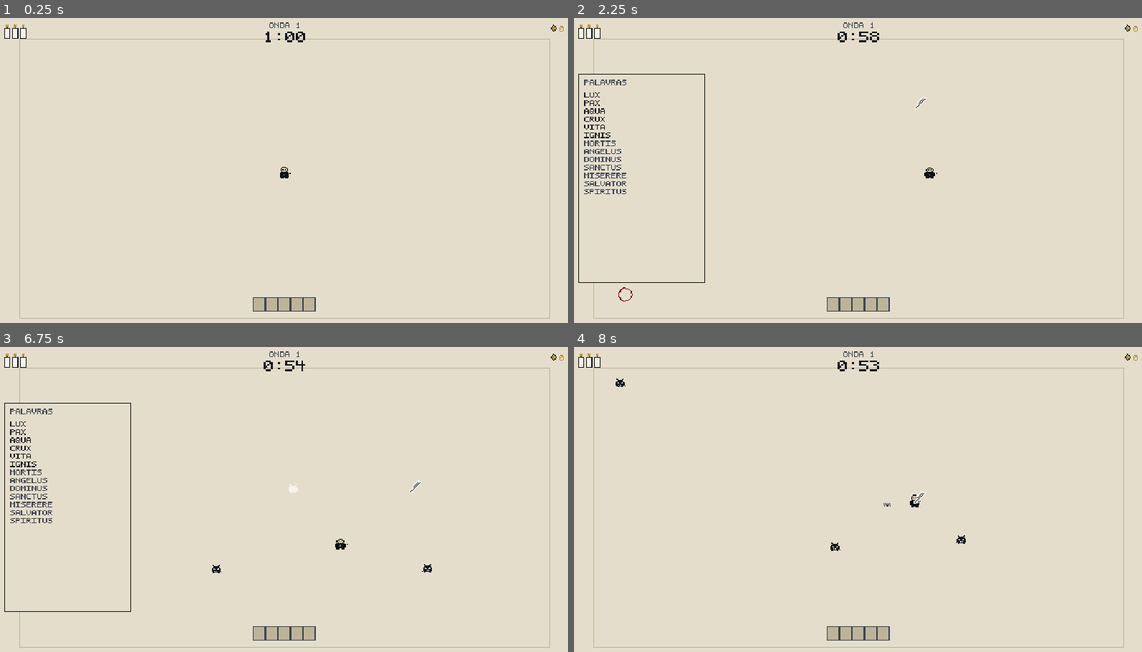
Above: before the commit, frames 1-4 (two rows, left to right).
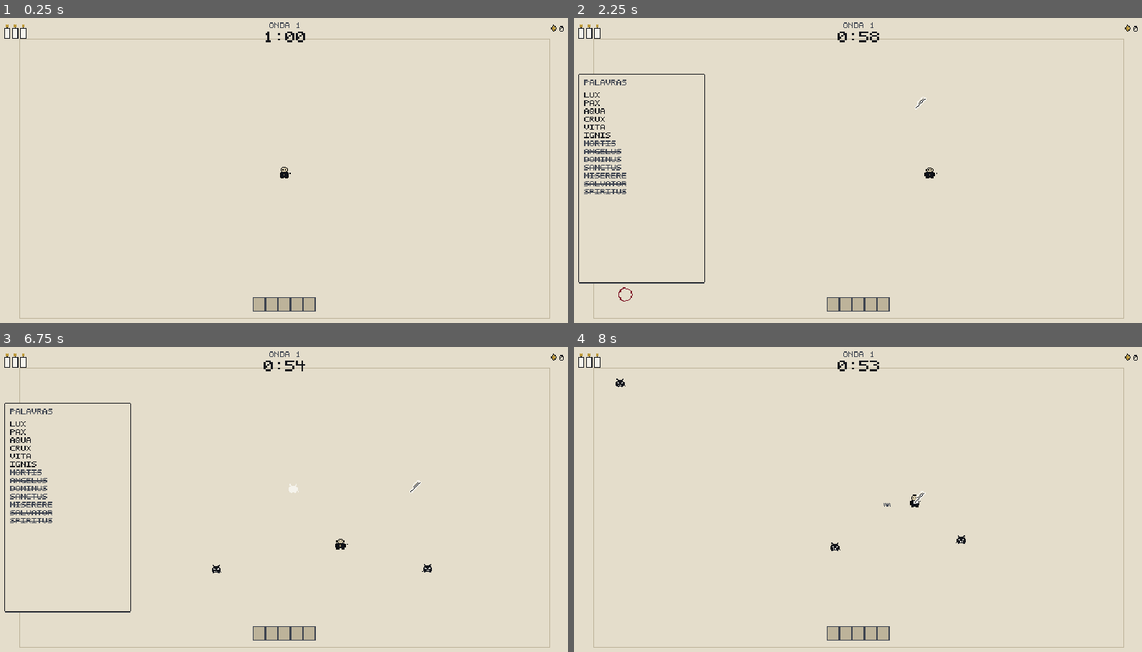
Above: after the commit, the same moments.

Repository: Andersonndiass/scribe_of_the_damned
Game: Godot game, scene res://src/main/main.tscn
Two runs of this game, one before a commit and one after it. Both use one fixed random seed, a clock stepped at 60 frames per second and the inputs below. This scene is started directly instead of the project's main scene.
Inputs (mouse positions are in pixels of both pictures, inside the frame that each line leads up to):
- Up to frame 1 (0.25 s): no input
- Up to frame 2 (2.25 s): tap Enter (shop_next) at 0.5 s; move the mouse to (982, 161) at 0.52 s; hold D (move_right) 0.53-1.25 s; hold Space (cast) 0.53-1.25 s; click (982, 161) at 0.67 s; tap L (shop_lock) at 0.77 s; drag from (744, 194) to (914, 173) at 1.27 s; move the mouse to (914, 106) at 2.02 s; hold D (move_right) from 2.03 s (still down); hold Tab (word_list) from 2.03 s (still down)
- Up to frame 3 (6.75 s): release D (move_right) at 2.75 s; release Tab (word_list) at 2.75 s; drag from (255, 572) to (113, 459) at 2.77 s; move the mouse to (454, 554) at 3.52 s; hold A (move_left) 3.53-4.25 s; tap Ctrl at 3.6 s; tap L (shop_lock) at 3.77 s; drag from (113, 459) to (340, 502) at 4.27 s; move the mouse to (312, 508) at 5.02 s; hold S (move_down) 5.03-5.75 s; hold Space (cast) 5.03-5.75 s; click (312, 508) at 5.17 s; drag from (198, 426) to (170, 523) at 5.77 s; move the mouse to (408, 490) at 6.52 s; hold W (move_up) from 6.53 s (still down); hold Tab (word_list) from 6.53 s (still down)
- Up to frame 4 (8 s): tap L (shop_lock) at 6.77 s; release W (move_up) at 7.25 s; release Tab (word_list) at 7.25 s; drag from (744, 523) to (914, 502) at 7.27 s

The runs differ from the first frame. In frame 1, less than 0.1% of the frame differs, in the area x 98-100%, y 2-5%; in frame 2, 0.2%, in the area x 0-100%, y 2-88%; in frame 3, 0.2%; in frame 4, less than 0.1%.

Commit message:
D-076: HUD pelas regras de pixel art (atril, dicas, selo, cruz, eco, barra do chefe, tinta, onda, lista)
Co-Authored-By: Claude Opus 5.5 <noreply@anthropic.com>
Claude-Session: https://claude.ai/code/session_01QSgUesEpXiQ6X7fqaNvEn8

Diff:
--- a/src/ui/hud/atril_view.gd
+++ b/src/ui/hud/atril_view.gd
@@ -163,29 +163,43 @@
 	var shown: PackedStringArray = letters
 	if anim in [Anim.CAST, Anim.PURGE, Anim.HERESY, Anim.FIZZLE] and letters.is_empty():
 		shown = _last_letters
+	var valid: bool = status == Atril.Status.VALID and anim == Anim.NONE
+	if valid:
+		# Palavra pronta: anel externo que pulsa GOLD/GOLD_LIGHT por fora da moldura INK (D-076).
+		var pulse: Color = Palette.GOLD if int(_pulse / VALID_PULSE) % 2 == 0 else Palette.GOLD_LIGHT
+		_draw_frame(Rect2(rect.position + Vector2(shake, 0), rect.size).grow(2.0), pulse)
 	for i: int in capacity():
 		var pos := Vector2(rect.position.x + i * (SLOT.x + SLOT_GAP) + shake, rect.position.y)
 		var slot := Rect2(pos, SLOT)
+		var rare: bool = i < shown.size() and (rare_mask >> i) & 1 == 1 and anim == Anim.NONE
+		var bg: Color = Palette.PARCHMENT_OLD
+		if anim == Anim.CAST:
+			bg = Palette.CHALK
+		elif valid or rare:
+			bg = Palette.GOLD_LIGHT
 		draw_rect(slot.grow(1.0), frame_color)
-		draw_rect(slot, Palette.PARCHMENT_OLD if anim != Anim.CAST else Palette.CHALK)
-		if i < shown.size():
-			var dy: float = 0.0
-			if anim == Anim.PURGE:
-				dy = (1.0 - _anim_left / ANIM_TIME[Anim.PURGE]) * 6.0
-			var rare: bool = (rare_mask >> i) & 1 == 1 and anim == Anim.NONE
-			var color: Color = Palette.GOLD if (rare or status == Atril.Status.VALID) else Palette.INK
-			if anim == Anim.HERESY:
-				color = Palette.BLOOD
-			elif anim == Anim.FIZZLE:
-				color = Palette.INK_SOFT if int(_anim_left / FIZZLE_BLINK) % 2 == 0 else Palette.PARCHMENT_OLD
-			if anim != Anim.CAST:
-				PixelFont.draw(self, shown[i], pos + Vector2(4, 4 + dy), color)
+		draw_rect(slot, bg)
 	if echo_text != "":
 		_draw_echo(rect)
+	for i: int in mini(shown.size(), capacity()):
+		var pos := Vector2(rect.position.x + i * (SLOT.x + SLOT_GAP) + shake, rect.position.y)
+		var dy: float = 0.0
+		if anim == Anim.PURGE:
+			dy = (1.0 - _anim_left / ANIM_TIME[Anim.PURGE]) * 6.0
+		# Letra sempre INK (GOLD sobre o slot dava 1.38:1, ilegível); o ouro vai para o fundo.
+		var color: Color = Palette.INK
+		if anim == Anim.HERESY:
+			color = Palette.BLOOD
+		elif anim == Anim.FIZZLE:
+			color = Palette.INK_SOFT if int(_anim_left / FIZZLE_BLINK) % 2 == 0 else Palette.PARCHMENT_OLD
+		if anim != Anim.CAST:
+			PixelFont.draw(self, shown[i], pos + Vector2(4, 4 + dy), color)
 	_draw_forgiveness(rect)
 	_draw_erasure(rect)
 	if is_combo_ready() and anim == Anim.NONE:
-		_draw_frame(rect.grow(3.0), frame_color)
+		# Combo pronto: moldura de 2 px (INK por fora, GOLD por dentro).
+		_draw_frame(rect.grow(4.0), Palette.INK)
+		_draw_frame(rect.grow(3.0), Palette.GOLD)
 	if anim == Anim.HERESY:
 		PixelFont.draw_centered(self, HERESY_TEXT, CENTER_X, rect.position.y - 10, Palette.BLOOD)
 	_draw_hints(rect)
@@ -196,7 +210,9 @@
 func _draw_erasure(rect: Rect2) -> void:
 	if erasure_warning and not letters.is_empty() and status != Atril.Status.VALID:
 		var pos := Vector2(rect.position.x + (letters.size() - 1) * (SLOT.x + SLOT_GAP), rect.position.y)
-		draw_line(pos + Vector2(1, SLOT.y - 2), pos + Vector2(SLOT.x - 2, 1), Palette.BLOOD, 1.0)
+		# Diagonal em degraus de 2×1 (traço de 1 px de draw_line some).
+		for k: int in int(SLOT.x) - 2:
+			draw_rect(Rect2(pos + Vector2(1 + k, SLOT.y - 2 - k), Vector2(2, 1)), Palette.BLOOD)
 	if _erased_left > 0.0 and _erased_slot >= 0:
 		var p := Vector2(rect.position.x + _erased_slot * (SLOT.x + SLOT_GAP), rect.position.y)
 		for i: int in 4:
@@ -204,30 +220,34 @@
 
 
 func _draw_forgiveness(rect: Rect2) -> void:
-	var seal := Rect2(rect.position - Vector2(SEAL_SIZE + 4, 0), Vector2(SEAL_SIZE, SEAL_SIZE))
+	# Selo 7×7: 1 px INK por fora e o miolo 5×5 (GOLD pronto; pisca CHALK ao ser usado).
+	var seal := Rect2(rect.position - Vector2(SEAL_SIZE + 5, -1), Vector2(SEAL_SIZE, SEAL_SIZE))
 	if forgiveness_ready:
+		draw_rect(seal.grow(1.0), Palette.INK)
 		draw_rect(seal, Palette.GOLD)
 	elif _seal_blink_left > 0.0:
 		var phase: int = int((SEAL_BLINK_TIME - _seal_blink_left) / (SEAL_BLINK_TIME / (SEAL_BLINKS * 2)))
 		if phase % 2 == 0:
+			draw_rect(seal.grow(1.0), Palette.INK)
 			draw_rect(seal, Palette.CHALK)
 	if _cross_left > 0.0:
 		var k: float = 1.0 - _cross_left / FORGIVEN_CROSS_TIME
 		var c: Vector2 = (_cross_at - Vector2(0, FORGIVEN_CROSS_ABOVE + FORGIVEN_CROSS_RISE * k)).round()
-		draw_rect(Rect2(c + Vector2(-3, 0), Vector2(7, 1)), Palette.GOLD)
-		draw_rect(Rect2(c + Vector2(0, -3), Vector2(1, 7)), Palette.GOLD)
-
-
-## Fantasma do VERBUM: as letras em INK_SOFT deslocadas, com metade dos pixels cobertos pelo
-## fundo do slot em xadrez (dithering 50%, Princípio VII: sem alpha).
+		# Cruz de braços de 2 px com contorno INK.
+		var h_bar := Rect2(c + Vector2(-4, -1), Vector2(8, 2))
+		var v_bar := Rect2(c + Vector2(-1, -4), Vector2(2, 8))
+		draw_rect(h_bar.grow(1.0), Palette.INK)
+		draw_rect(v_bar.grow(1.0), Palette.INK)
+		draw_rect(h_bar, Palette.GOLD)
+		draw_rect(v_bar, Palette.GOLD)
+
+
+## Eco do VERBUM: as letras em INK_SOFT sólido, deslocadas, por baixo das letras reais (D-076: o
+## xadrez destruía o glifo de 1 px e apagava metade da letra de verdade).
 func _draw_echo(rect: Rect2) -> void:
-	var bg: Color = Palette.CHALK if anim == Anim.CAST else Palette.PARCHMENT_OLD
 	for i: int in mini(echo_text.length(), capacity()):
 		var pos := Vector2(rect.position.x + i * (SLOT.x + SLOT_GAP), rect.position.y)
 		PixelFont.draw(self, echo_text[i], pos + Vector2(4, 4) + ECHO_OFFSET, Palette.INK_SOFT)
-		for y: int in int(SLOT.y):
-			for x: int in range(y % 2, int(SLOT.x), 2):
-				draw_rect(Rect2(pos + Vector2(x, y), Vector2.ONE), bg)
 
 
 ## Moldura de 1 px com retângulos cheios (pixel exato; a linha do draw_rect vazado cai no meio pixel).
@@ -243,10 +263,10 @@
 		Anim.HERESY, Anim.REJECT:
 			return Palette.BLOOD
 		Anim.CAST:
-			return Palette.GOLD_LIGHT
+			return Palette.INK
 	match status:
 		Atril.Status.VALID:
-			return Palette.GOLD if int(_pulse / VALID_PULSE) % 2 == 0 else Palette.GOLD_LIGHT
+			return Palette.INK
 		Atril.Status.PARTIAL:
 			return Palette.INK
 		Atril.Status.FULL_REJECT:
@@ -259,6 +279,9 @@
 	var y: float = rect.position.y + 4
 	for i: int in hints.size():
 		var first_valid: bool = status == Atril.Status.VALID and i == 0
-		var color: Color = Palette.GOLD if (first_valid or combo_partners.has(hints[i])) else Palette.INK_SOFT
-		PixelFont.draw(self, hints[i], Vector2(x, y), color)
+		var gold: bool = first_valid or combo_partners.has(hints[i])
+		if gold:
+			# Dica em destaque: texto INK sobre etiqueta GOLD_LIGHT (GOLD em texto dava 2.1:1).
+			draw_rect(Rect2(x - 2, y - 2, PixelFont.width(hints[i]) + 4, 10), Palette.GOLD_LIGHT)
+		PixelFont.draw(self, hints[i], Vector2(x, y), Palette.INK if gold else Palette.INK_SOFT)
 		x += PixelFont.width(hints[i]) + 8
--- a/src/ui/hud/boss_bar.gd
+++ b/src/ui/hud/boss_bar.gd
@@ -41,7 +41,7 @@
 
 
 func hud_rect() -> Rect2:
-	return Rect2(BAR.position.x, NAME_Y, BAR.size.x, BAR.end.y - NAME_Y + 2)
+	return Rect2(BAR.position.x, NAME_Y, BAR.size.x, MARK_TOP + MARK_H + 4 - NAME_Y)
 
 
 func _process(delta: float) -> void:
@@ -66,5 +66,9 @@
 	for i: int in range(1, boss.phases.size()):
 		var x: float = roundf(BAR.position.x + BAR.size.x * boss.phases[i].threshold)
 		var color: Color = Palette.BLOOD if (_alert_left > 0.0 and _alert_phase == i) else Palette.INK
+		# Marca de 2 px (INK + CHALK) para não sumir sobre a vida; cabeça 4×4 INK com miolo CHALK embaixo (em cima encostava no nome).
+		var core: Color = Palette.BLOOD if color == Palette.BLOOD else Palette.CHALK
 		draw_rect(Rect2(x, MARK_TOP, 1, MARK_H), color)
-		draw_rect(Rect2(x - 1, MARK_TOP - 1, 3, 3), Palette.CHALK)
+		draw_rect(Rect2(x + 1, MARK_TOP, 1, MARK_H), Palette.CHALK)
+		draw_rect(Rect2(x - 1, MARK_TOP + MARK_H, 4, 4), Palette.INK)
+		draw_rect(Rect2(x, MARK_TOP + MARK_H + 1, 2, 2), core)
--- a/src/ui/hud/ink_counter.gd
+++ b/src/ui/hud/ink_counter.gd
@@ -21,5 +21,6 @@
 func _draw() -> void:
 	var text: String = str(maxi(shown, 0))
 	var x: float = TOP_RIGHT.x - PixelFont.width(text)
-	PixelFont.draw(self, text, Vector2(x, TOP_RIGHT.y + 2), Palette.GOLD)
+	# Número em INK (GOLD em texto não lê no pergaminho); o ouro fica na gota com contorno.
+	PixelFont.draw(self, text, Vector2(x, TOP_RIGHT.y + 2), Palette.INK)
 	draw_texture(ICON, Vector2(x - 9, TOP_RIGHT.y))
--- a/src/ui/hud/wave_timer.gd
+++ b/src/ui/hud/wave_timer.gd
@@ -59,7 +59,7 @@
 	if wave_index == 0:
 		return
 	if not running:
-		PixelFont.draw_centered(self, tr(&"HUD_CHAPTER_COMPLETE") if chapter_done else tr(&"HUD_WAVE_COMPLETE"), CENTER_X, TOP + 4, Palette.GOLD)
+		UiStyle.draw_tag(self, tr(&"HUD_CHAPTER_COMPLETE") if chapter_done else tr(&"HUD_WAVE_COMPLETE"), CENTER_X, TOP + 4)
 		return
 	PixelFont.draw_centered(self, tr(&"HUD_WAVE").format({"n": wave_index}), CENTER_X, TOP, Palette.INK_SOFT)
 	var urgent: bool = remaining <= 10.0
--- a/src/ui/hud/word_list.gd
+++ b/src/ui/hud/word_list.gd
@@ -24,8 +24,7 @@
 
 
 func _draw() -> void:
-	draw_rect(PANEL.grow(1.0), Palette.INK)
-	draw_rect(PANEL, Palette.PARCHMENT)
+	UiStyle.draw_panel(self, PANEL)
 	PixelFont.draw(self, tr(&"HUD_WORDS"), PANEL.position + Vector2(PAD, PAD), Palette.INK_SOFT)
 	var field := get_tree().get_first_node_in_group(&"letter_field") as LetterField
 	if field == null:
@@ -33,5 +32,9 @@
 	var y: float = PANEL.position.y + PAD + PixelFont.LINE_HEIGHT * 2
 	for w: WordData in field.lexicon.words_with_prefix("", Atril.MAX_CAPACITY, 64):
 		var fits: bool = w.latin.length() <= GameState.atril_capacity
-		PixelFont.draw(self, w.latin, Vector2(PANEL.position.x + PAD, y), Palette.INK if fits else Palette.INK_SOFT)
+		var at := Vector2(PANEL.position.x + PAD, y)
+		PixelFont.draw(self, w.latin, at, Palette.INK if fits else Palette.INK_SOFT)
+		if not fits:
+			# Não cabe no atril: tom apagado + traço (não xadrez).
+			draw_rect(Rect2(at.x, at.y + 3, PixelFont.width(w.latin), 1), Palette.INK_SOFT)
 		y += PixelFont.LINE_HEIGHT + 2
--- a/src/ui/ui_style.gd
+++ b/src/ui/ui_style.gd
@@ -35,6 +35,26 @@
 ## Escurecimento do jogo por trás de pausa/Game Over (fração de pixels cobertos).
 static func dim_level() -> float:
 	return 0.75 if high() else 0.5
+
+
+## Painel padrão (D-076, 9-slice desenhado): borda de 1 px INK (2 no alto contraste) com o pixel do
+## canto recortado, miolo `fill`, assento de 1 px INK_SOFT embaixo.
+static func draw_panel(ci: CanvasItem, r: Rect2, fill: Color = Palette.PARCHMENT) -> void:
+	var w: float = outline_w()
+	var outer: Rect2 = r.grow(w)
+	ci.draw_rect(Rect2(outer.position.x + 1, outer.position.y, outer.size.x - 2, outer.size.y), Palette.INK)
+	ci.draw_rect(Rect2(outer.position.x, outer.position.y + 1, outer.size.x, outer.size.y - 2), Palette.INK)
+	ci.draw_rect(r, fill)
+	ci.draw_rect(Rect2(outer.position.x + 1, outer.end.y, outer.size.x - 2, 1), Palette.INK_SOFT)
+
+
+## Etiqueta de destaque: texto INK sobre GOLD_LIGHT com borda INK (GOLD em texto não lê no pergaminho).
+static func draw_tag(ci: CanvasItem, text: String, center_x: float, y: float) -> void:
+	var w: float = PixelFont.width(text)
+	var r := Rect2(roundf(center_x - w / 2.0 - 4), y - 3, w + 8, 12)
+	ci.draw_rect(r.grow(1), Palette.INK)
+	ci.draw_rect(r, Palette.GOLD_LIGHT)
+	PixelFont.draw_centered(ci, text, center_x, y, Palette.INK)
 
 
 ## Largura de uma fita para `text` (escala 1); `min_w` encolhe a fita onde o espaço é curto.
